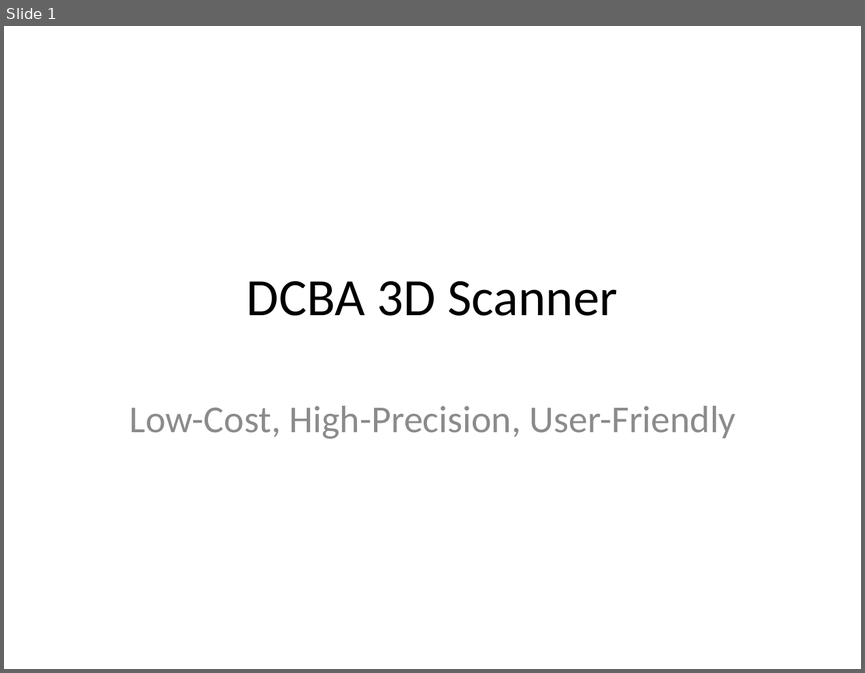
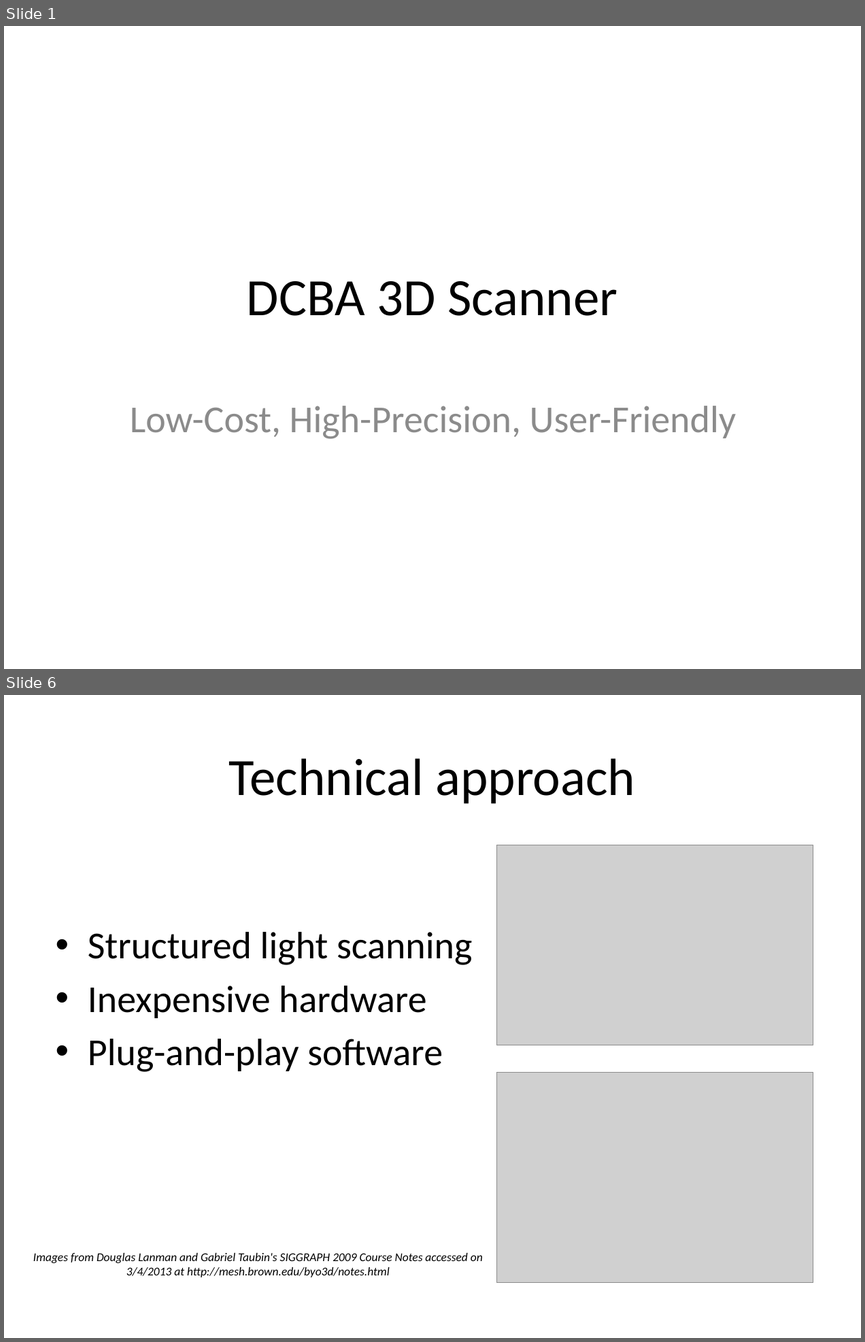
Before and after one commit to troyastorino/dcba, a slide deck: presentations/10-slide-pitch/initial-10-slide-pitch.pptx. Shown one above the other, each under a label of ours: slide 1 before the commit, slides 1 and 6 after it; the slides between them are not shown. The pictures are 865x673 and 865x1342 pixels, drawn with LibreOffice and Linux fonts; fonts in the diff are those of the drawing; grey boxes stand for pictures. Boxes give left, top, right and bottom in pixels: in the first picture for what was removed or moved away, otherwise in the second. Text is boxed around its words. In the diff, an @@ line names an element or a change of style, - is before the commit and + after.

```diff
--- a/presentations/10-slide-pitch/initial-10-slide-pitch.pptx
+++ b/presentations/10-slide-pitch/initial-10-slide-pitch.pptx
@@ slide 6 added at box(4, 695, 861, 1338), background #FFFFFF @@
@@ title added at box(229, 758, 636, 804), 44 pt, text #000000 @@
+Technical approach
@@ picture added at box(496, 845, 813, 1045) @@
@@ text added at box(88, 932, 472, 1072), 32 pt, text #000000 @@
+• Structured light scanning
+• Inexpensive hardware
+• Plug-and-play software
@@ picture added at box(496, 1072, 813, 1282) @@
@@ text added at box(33, 1253, 483, 1277), 10 pt, text #000000, italic @@
+Images from Douglas Lanman and Gabriel Taubin's SIGGRAPH 2009 Course Notes accessed on 3/4/2013 at http://mesh.brown.edu/byo3d/notes.html
```
Also in this commit, not shown: 3 slides changed, 3 other slides added, 2 slides removed, 5 other files.
